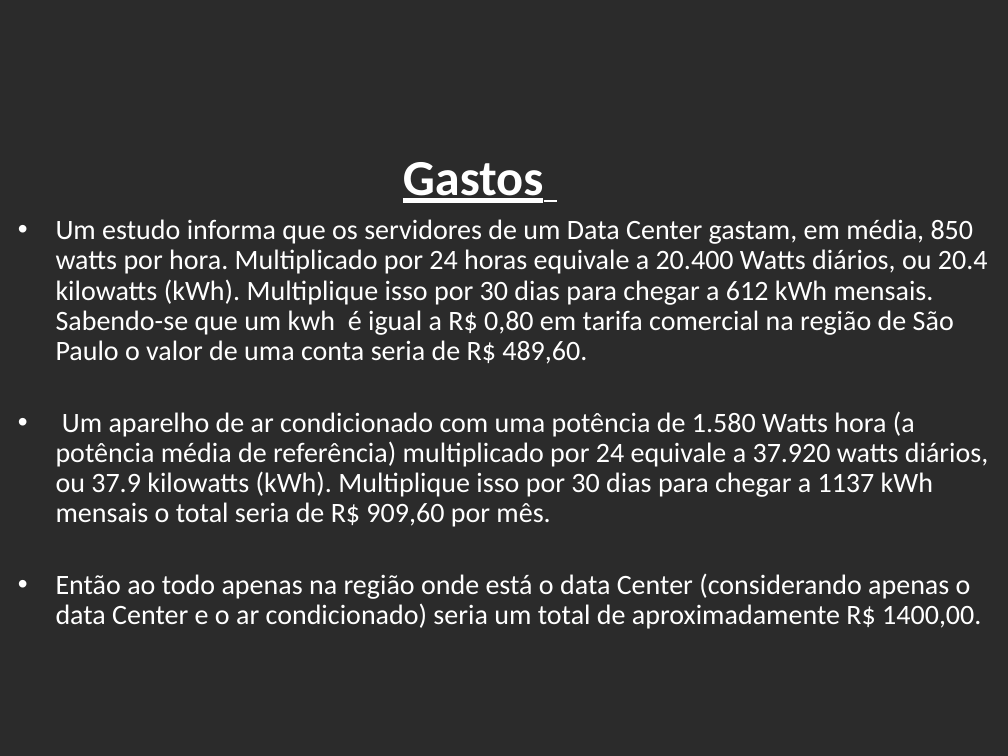
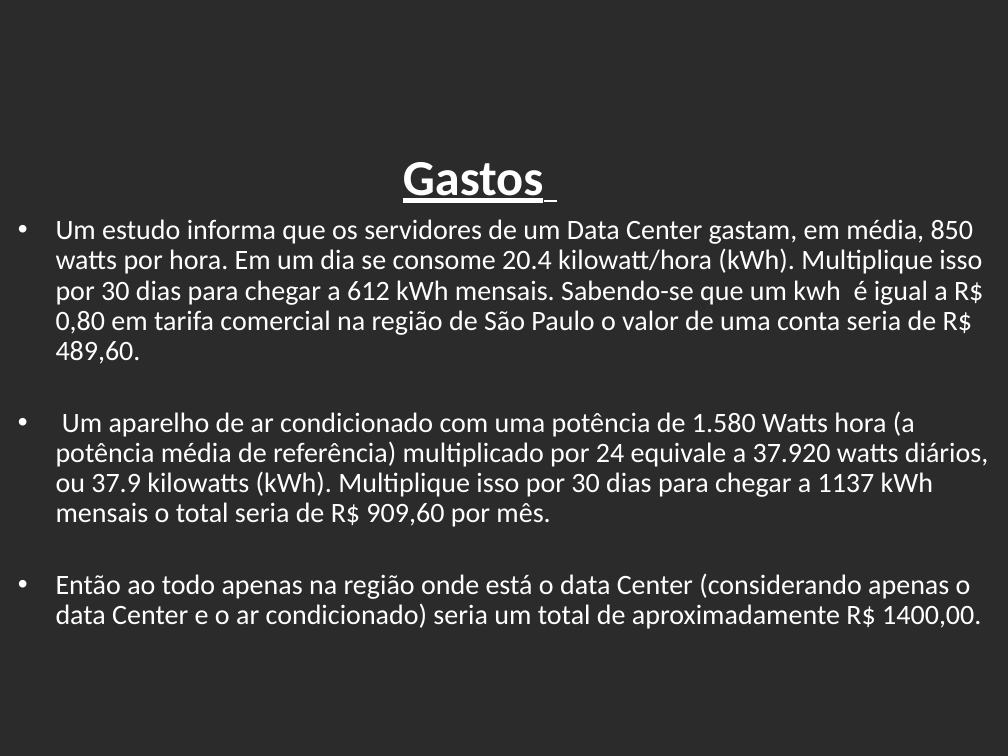
Before and after one commit to viniciushcano/PI-1o-semestre, a slide deck: slide 4 of ppt/DataCenter.pptx. Drawn at 1008x756 pixels with LibreOffice and Linux fonts; fonts in the diff are those of the drawing; background and template pictures are left out; a plain dark background stands for a picture behind light text. Boxes give left, top, right and bottom in pixels: in the first picture for what was removed or moved away, otherwise in the second. Text is boxed around its words. In the diff, an @@ line names an element or a change of style, - is before the commit and + after.

```diff
--- a/ppt/DataCenter.pptx
+++ b/ppt/DataCenter.pptx
@@ text at (56, 219, 983, 364): text changed @@
-• Um estudo informa que os servidores de um Data Center gastam, em média, 850 watts por hora. Multiplicado por 24 horas equivale a 20.400 Watts diários, ou 20.4 kilowatts (kWh). Multiplique isso por 30 dias para chegar a 612 kWh mensais. Sabendo-se que um kwh é igual a R$ 0,80 em tarifa comercial na região de São Paulo o valor de uma conta seria de R$ 489,60.
+• Um estudo informa que os servidores de um Data Center gastam, em média, 850 watts por hora. Em um dia se consome 20.4 kilowatt/hora (kWh). Multiplique isso por 30 dias para chegar a 612 kWh mensais. Sabendo-se que um kwh é igual a R$ 0,80 em tarifa comercial na região de São Paulo o valor de uma conta seria de R$ 489,60.
```
Also in this commit, not shown: 3 other slides changed, 5 other files.
